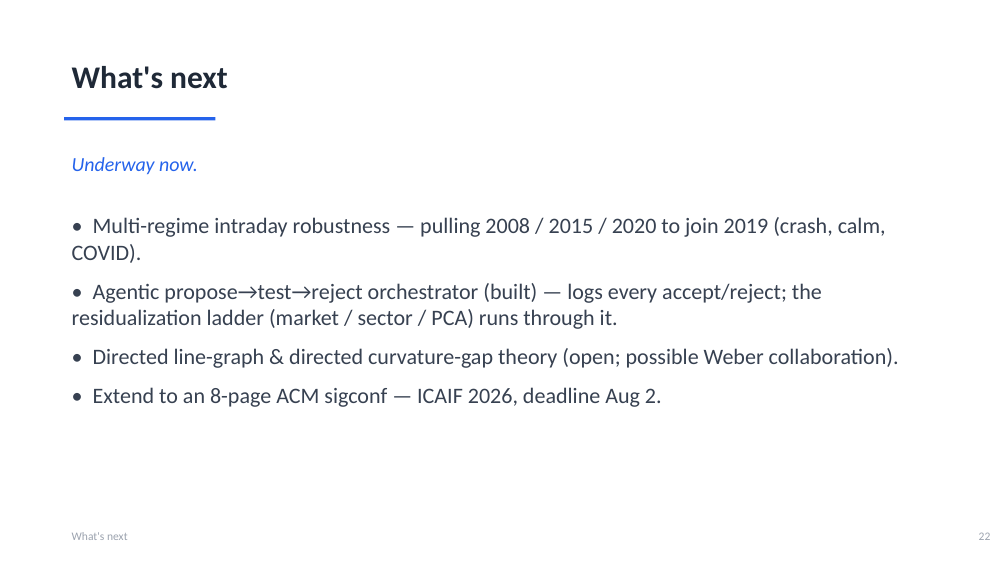
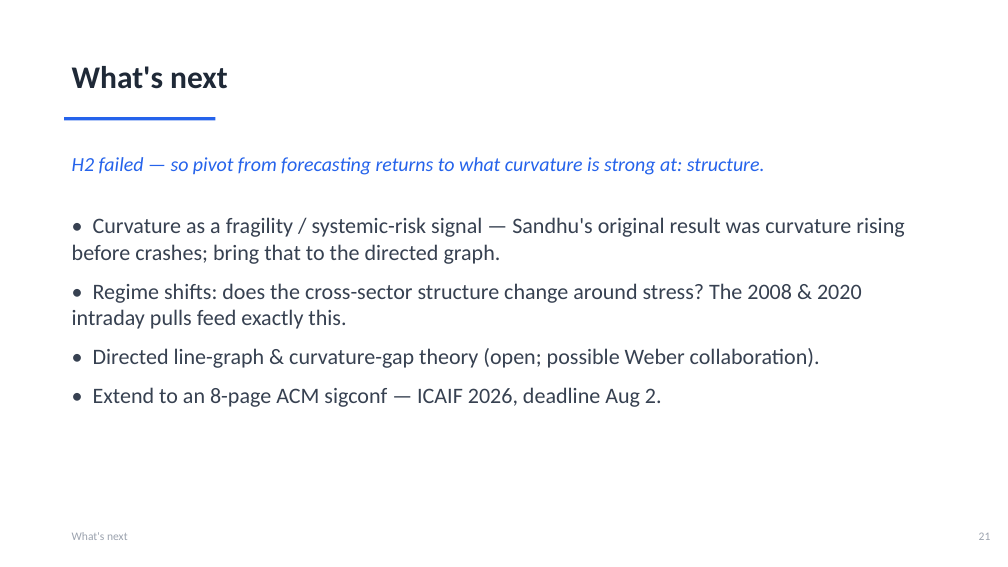
Before and after one commit to ivan-sit/Curvature-Lead-Lag-Model, a slide deck: slide 22 of slides/Ricci_Curvature_LeadLag.pptx (slide 23 before the commit). Drawn at 1008x567 pixels with LibreOffice and Linux fonts; fonts in the diff are those of the drawing. Boxes give left, top, right and bottom in pixels: in the first picture for what was removed or moved away, otherwise in the second. Text is boxed around its words. In the diff, an @@ line names an element or a change of style, - is before the commit and + after.

```diff
--- a/slides/Ricci_Curvature_LeadLag.pptx
+++ b/slides/Ricci_Curvature_LeadLag.pptx
@@ text at <box>72,157,765,175</box>: text changed @@
-Underway now.
+H2 failed — so pivot from forecasting returns to what curvature is strong at: structure.
@@ text at <box>72,217,904,368</box>: text changed @@
-• Multi-regime intraday robustness — pulling 2008 / 2015 / 2020 to join 2019 (crash, calm, COVID).
-• Agentic propose→test→reject orchestrator (built) — logs every accept/reject; the residualization ladder (market / sector / PCA) runs through it.
-• Directed line-graph & directed curvature-gap theory (open; possible Weber collaboration).
+• Curvature as a fragility / systemic-risk signal — Sandhu's original result was curvature rising before crashes; bring that to the directed graph.
+• Regime shifts: does the cross-sector structure change around stress? The 2008 & 2020 intraday pulls feed exactly this.
+• Directed line-graph & curvature-gap theory (open; possible Weber collaboration).
@@ text at <box>979,532,991,540</box>: text changed @@
-22
+21
```
Also in this commit, not shown: 4 other slides changed, 1 slide removed, 2 other files.
